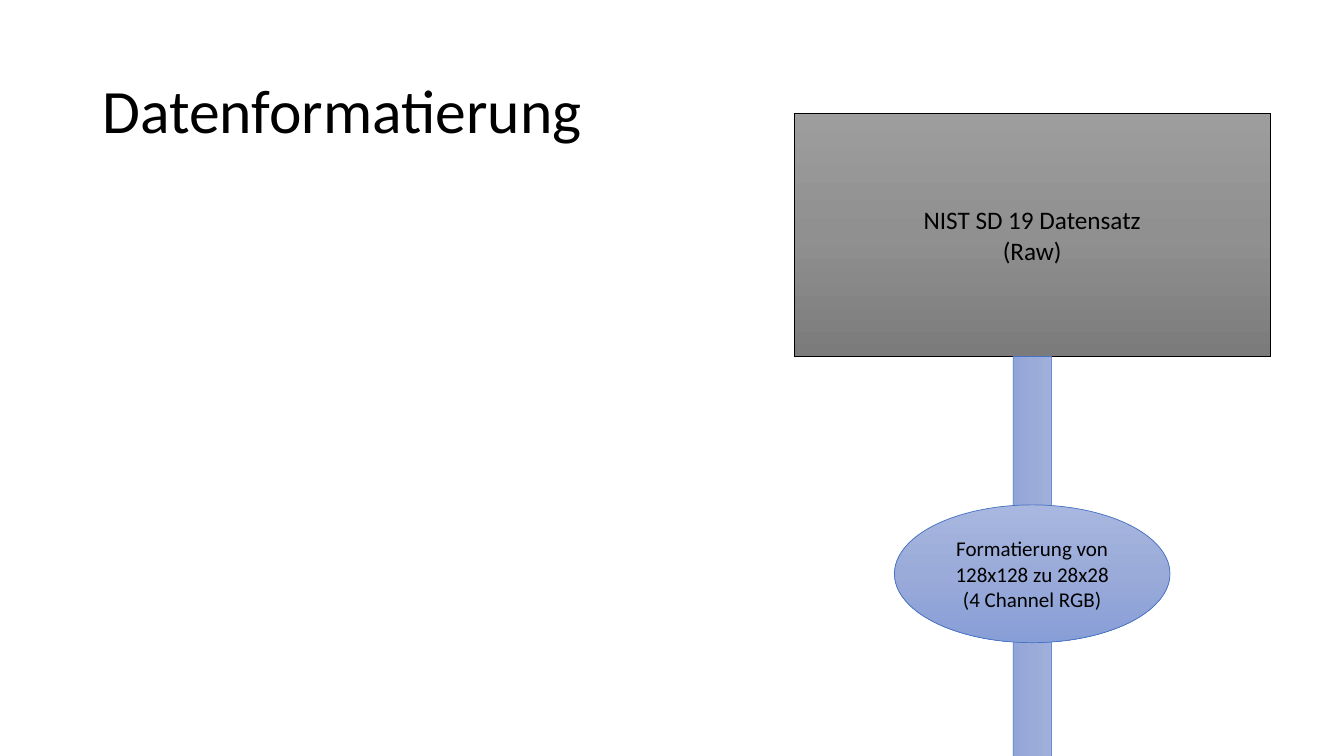
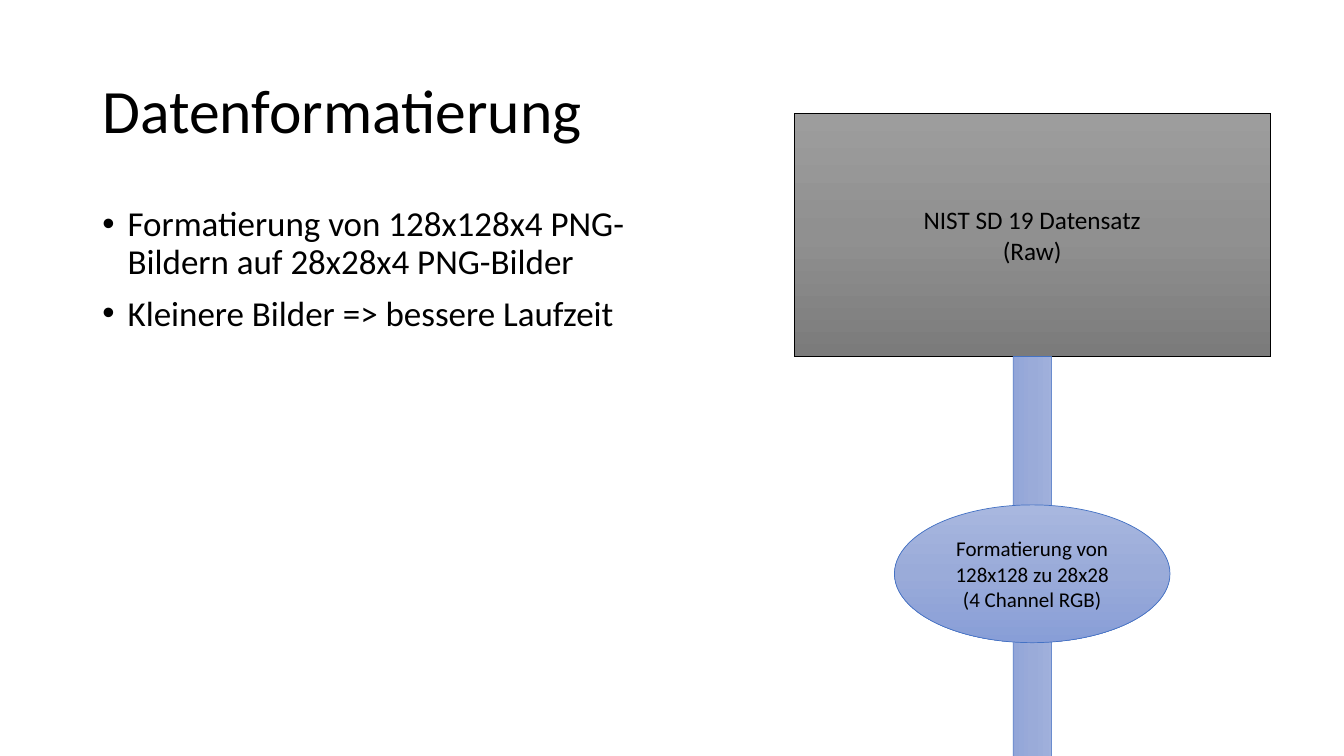
Before and after one commit to ageinpee/ComputerVision, a slide deck: slide 3 of project/Präsentation CV-Prak.pptx. Drawn at 1344x756 pixels with LibreOffice and Linux fonts; fonts in the diff are those of the drawing. Boxes give left, top, right and bottom in pixels: in the first picture for what was removed or moved away, otherwise in the second. Text is boxed around its words. In the diff, an @@ line names an element or a change of style, - is before the commit and + after.

```diff
--- a/project/Präsentation CV-Prak.pptx
+++ b/project/Präsentation CV-Prak.pptx
@@ text added at [128,212,624,327], 25 pt, text #000000 @@
+• Formatierung von 128x128x4 PNG-Bildern auf 28x28x4 PNG-Bilder
+• Kleinere Bilder => bessere Laufzeit
```
Also in this commit, not shown: 3 other slides changed.
